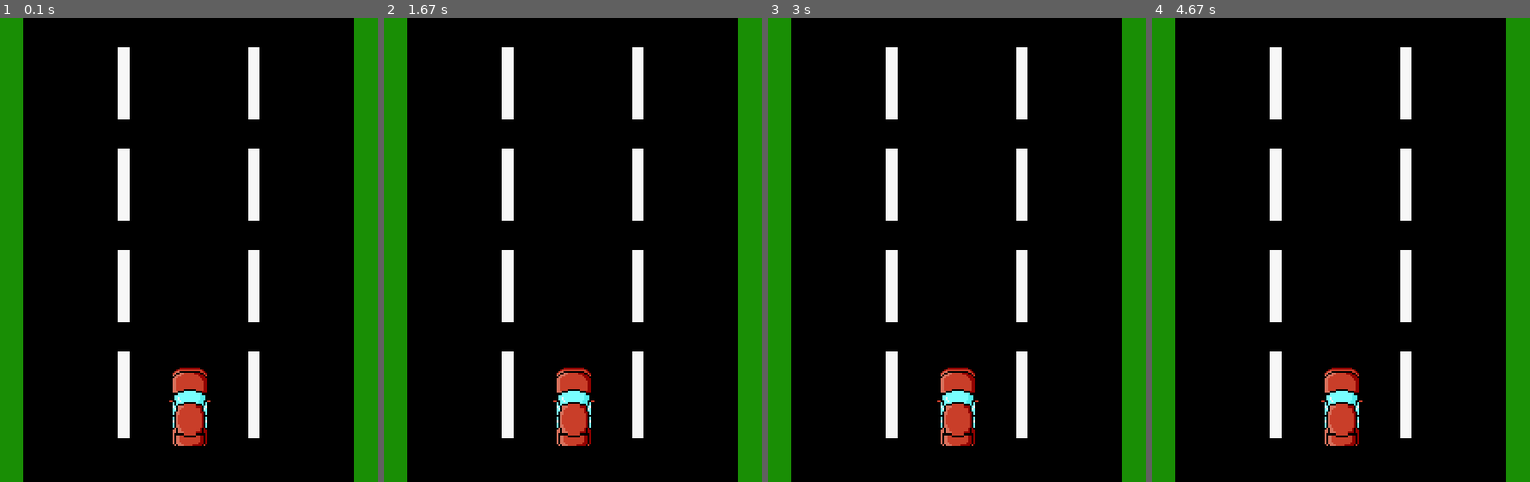
Above: before the commit, frames 1-4 (left to right).
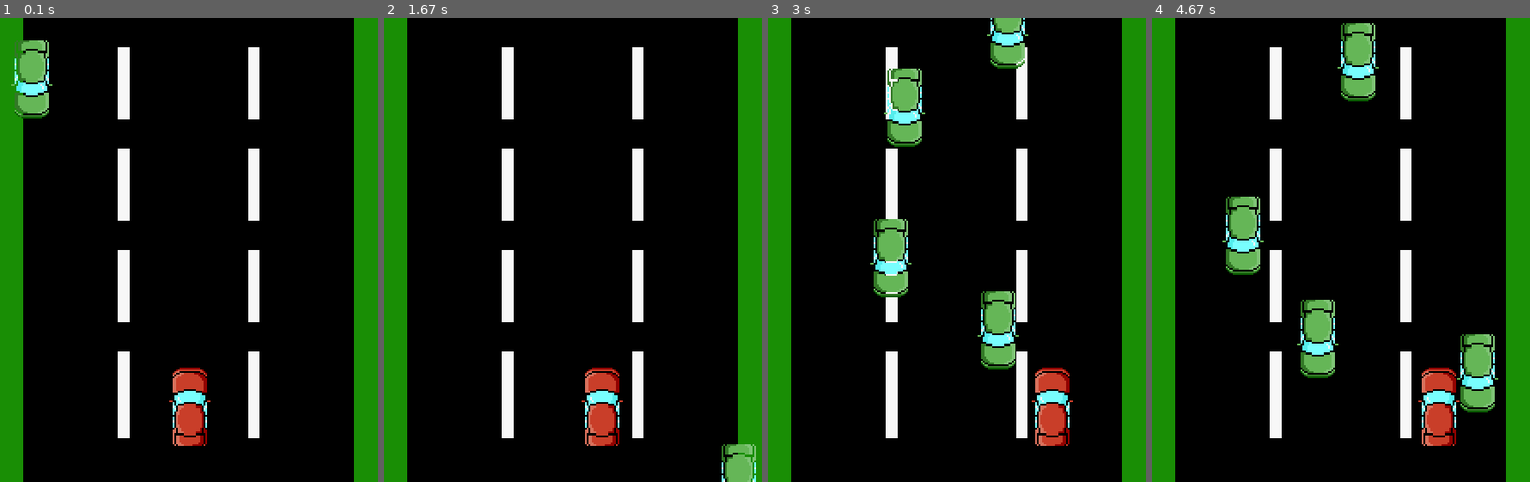
Above: after the commit, the same moments.

Repository: joaobueno16/Projeto_final_dessoft
Game: pygame game, started from Codigo_pygame.py
Same seed, same stepped clock (60 frames per second), same inputs: the game is played once before the commit and once after it.
Inputs:
- Up to frame 1 (0.1 s): no input
- Up to frame 2 (1.67 s): hold Right 0.33-0.8 s; hold Left from 1.33 s (still down)
- Up to frame 3 (3 s): release Left at 1.87 s; hold Left 1.9-2.3 s; hold Right 2.33-2.97 s
- Up to frame 4 (4.67 s): hold Left 3-3.47 s; hold Right 3.5-3.97 s; hold Right 4-4.47 s; hold Left from 4.5 s (still down)

The runs differ from the first frame. In frame 1, 1.3% of the frame differs, in the area x 2-14%, y 4-22%; in frame 2, 3.0%; in frame 3, 7.2%; in frame 4, 7.6%, in the area x 18-92%, y 1-93%.

Commit message:
add umas modificações

Diff:
--- a/Codigo_pygame.py
+++ b/Codigo_pygame.py
@@ -53,30 +53,8 @@
         self.rect.centerx = WIDTH / 2
         self.rect.bottom = HEIGHT - 40
 
-        #Variavel road_speed
-        #self.road_speed = road_speed
-
         # Velocidade do carro
         self.speedx = 0
-        #self.speedy = self.road_speed
-
-    def update(self):
-        self.rect.x += self.speedx
-        self.rect.bottom += self.speedy
-
-
-        #Deixa dentro da tela
-        if self.rect.right > WIDTH - 55:
-            self.rect.right = WIDTH - 55
-
-        if self.rect.left < 55:
-            self.rect.left = 55
-
-        if self.rect.bottom > HEIGHT:
-            self.rect.bottom = HEIGHT
-
-        if self.rect.top < 0:
-            self.rect.top = 0
 
 
     # Metodo que atualiza a posição do carro
@@ -88,6 +66,47 @@
             self.rect.right = WIDTH
         if self.rect.left < 0:
             self.rect.left = 0
+
+# Classe Mob que representa os meteoros
+class Mob(pygame.sprite.Sprite):
+
+    # Construtor da classe.
+    def __init__(self):
+
+         # Construtor da classe pai (Sprite).
+        pygame.sprite.Sprite.__init__(self)
+
+        # Carregando a imagem de fundo.
+        mob_img = pygame.image.load(path.join(img_dir, "carro_verde.png")).convert()
+
+        # Diminuindo o tamanho da imagem.
+        self.image = pygame.transform.scale(mob_img, (1333//25, 2400//25))
+
+        # Deixando transparente.
+        self.image.set_colorkey(BLACK)
+
+        # Detalhes sobre o posicionamento.
+        self.rect = self.image.get_rect()
+
+        # Sorteia um lugar inicial em x
+        self.rect.x = -10
+        # Sorteia um lugar inicial em y
+        self.rect.y = -2
+        # Sorteia uma velocidade inicial
+        self.speedx = 4
+        self.speedy = 5
+
+    # Metodo que atualiza a posição da navinha
+    def update(self):
+        self.rect.x += self.speedx
+        self.rect.y += self.speedy
+
+        # Se o carro passar do final da tela, volta para cima
+        if self.rect.top > HEIGHT + 10 or self.rect.left < -25 or self.rect.right > WIDTH + 20:
+            self.rect.x = random.randrange(WIDTH - self.rect.width)
+            self.rect.y = random.randrange(-100, -40)
+            self.speedx = random.randrange(-3, 3)
+            self.speedy = random.randrange(2, 9)
 
 # Inicialização do Pygame.
 pygame.init()
@@ -106,75 +125,18 @@
 background = pygame.image.load(path.join(img_dir, 'pista.png')).convert()
 background_rect = background.get_rect()
 
-#Cria o carro O construtor será chamado automaticamente.
+# Cria uma nave. O construtor será chamado automaticamente.
 player = Player()
 
-# Cria um grupo de sprites e adiciona o carro.
+# Cria um grupo de todos os sprites e adiciona a nave.
 all_sprites = pygame.sprite.Group()
 all_sprites.add(player)
-
-# Classe Mob que representa os carros
-class Mob(pygame.sprite.Sprite):
-
-    # Construtor da classe.
-    def __init__(self):
-
-        # Construtor da classe pai (Sprite).
-        pygame.sprite.Sprite.__init__(self)
-
-        # Carregando a imagem de fundo.
-        mob_img = pygame.image.load(path.join(img_dir, "carro_verde.png")).convert()
-
-        # Diminuindo o tamanho da imagem.
-        self.image = pygame.transform.scale(mob_img, (1333//25, 2400//25))
-
-        # Deixando transparente.
-        self.image.set_colorkey(BLACK)
-
-        # Detalhes sobre o posicionamento.
-        self.rect = self.image.get_rect()
-
-        #Centraliza no baixo da tela
-        self.rect.centerx = random.randint(70 , WIDTH-70)
-
-        self.rect.bottom = random.randint(-2000, -500)
-
-        #self.road_speed = road_speed
-
-    def update(self):
-        #self.rect.bottom += self.road_speed + 3
-
-        if self.rect.top >= HEIGHT:
-            #Faz com que spawn longe da tela para controlar melhor a quantidade de spawn
-            self.rect.bottom = random.randint(-2000, -500)
-        '''
-        # Sorteia um lugar inicial em x
-        self.rect.x = random.randrange(WIDTH - self.rect.width)
-        # Sorteia um lugar inicial em y
-        self.rect.y = random.randrange(-100, -40)
-        # Sorteia uma velocidade inicial
-        self.speedx = random.randrange(-3, 3)
-        self.speedy = random.randrange(2, 9)
-        '''
-    # Metodo que atualiza a posição do carro
-    def update(self):
-        self.rect.x += self.speedx
-        self.rect.y += self.speedy
-
-        # Se o carro passar do final da tela, volta para cima
-        if self.rect.top > HEIGHT + 10 or self.rect.left < -25 or self.rect.right > WIDTH + 20:
-            self.rect.x = random.randrange(WIDTH - self.rect.width)
-            self.rect.y = random.randrange(-100, -40)
-            self.speedx = random.randrange(-3, 3)
-            self.speedy = random.randrange(2, 9)
-
-
 
 # Cria um grupo só dos meteoros
 mobs = pygame.sprite.Group()
 
 # Cria 8 meteoros e adiciona no grupo meteoros
-for i in range(3):
+for i in range(4):
     m = Mob()
     all_sprites.add(m)
     mobs.add(m)
@@ -214,7 +176,7 @@
 
         # Depois de processar os eventos.
         # Atualiza a acao de cada sprite.
-        #all_sprites.update()
+        all_sprites.update()
 
         # A cada loop, redesenha o fundo e os sprites
         screen.fill(BLACK)
@@ -226,88 +188,3 @@
 
 finally:
     pygame.quit()
-
-
-'''
-def load_assets(img_dir):
-   assets = {}
-   assets["Player"] = pygame.image.load(path.join(img_dir, "Player.png")).convert_alpha()
-   assets["Carro_aleatorio"] = pygame.image.load(path.join(img_dir, "carro_azul.png")).convert_alpha()
-   assets['background1'] = pygame.image.load(path.join(img_dir, "Tela_de_fundo.png")).convert_alpha()
-
-
-
-   return assets
-
-
-def game_screen(screen):
-
-
-    assets = load_assets(img_dir)
-
-    clock = pygame.time.Clock()
-
-    #cria o background
-    background = assets["background1"]
-    background = pygame.transform.scale(background,(WIDTH,HEIGHT+20))
-    background_rect = background.get_rect()
-
-    #criando grupos de sprites
-    all_sprites = pygame.sprite.Group()
-    classeplayer = pygame.sprite.Group()
-
-    #cria o carro
-    player = Player(assets["Player"])
-    all_sprites.add(player)
-    classeplayer.add(player)
-
-    #cria os Carros_aleatorios
-    carros_aleatorios = pygame.sprite.Group()
-
-
-    #Canodecima1
-    Carro_aleatorio1 = Carros_aleatorios(assets['Carro_aleatorio'], (WIDTH/2)+250)
-    all_sprites.add(Carro_aleatorio1)
-    carros_aleatorios.add(Carro_aleatorio1)
-    #Canodebaixo1
-    Carro_aleatorio2 = Carros_aleatorios(assets['Carro_aleatorio'], (WIDTH/2)+250)
-    all_sprites.add(Carro_aleatorio2)
-    carros_aleatorios.add(Carro_aleatorio2)
-    #Canodecima2
-    Carro_aleatorio3 = Carros_aleatorios(assets['Carro_aleatorio'], (WIDTH/2)+550)
-    all_sprites.add(Carro_aleatorio3)
-    carros_aleatorios.add(Carro_aleatorio3)
-
-    #estados
-    PLAYING = 0
-    DONE = 1
-    INICIO = 2
-    GAME_OVER = 3
-    state = INICIO
-
-
-    telainicial = pygame.sprite.Group()
-
-
-    while state != DONE:
-
-       clock.tick(FPS)
-
-
-
-# Inicialização do Pygame
-pygame.init()
-pygame.mixer.init()
-
-# Tamanho da tela.
-screen = pygame.display.set_mode((WIDTH, HEIGHT))
-
-# Nome do jogo
-pygame.display.set_caption("Benga_das_bengas")
-
-
-try:
-   game_screen(screen)
-finally:
-   pygame.quit()
-'''
